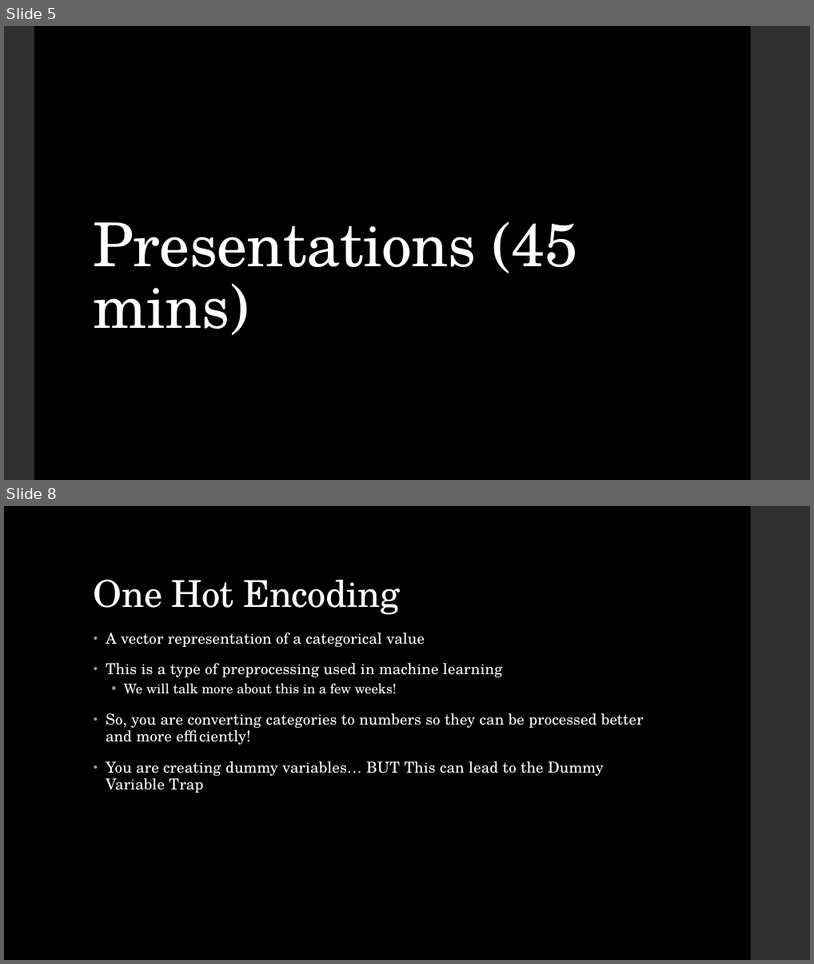
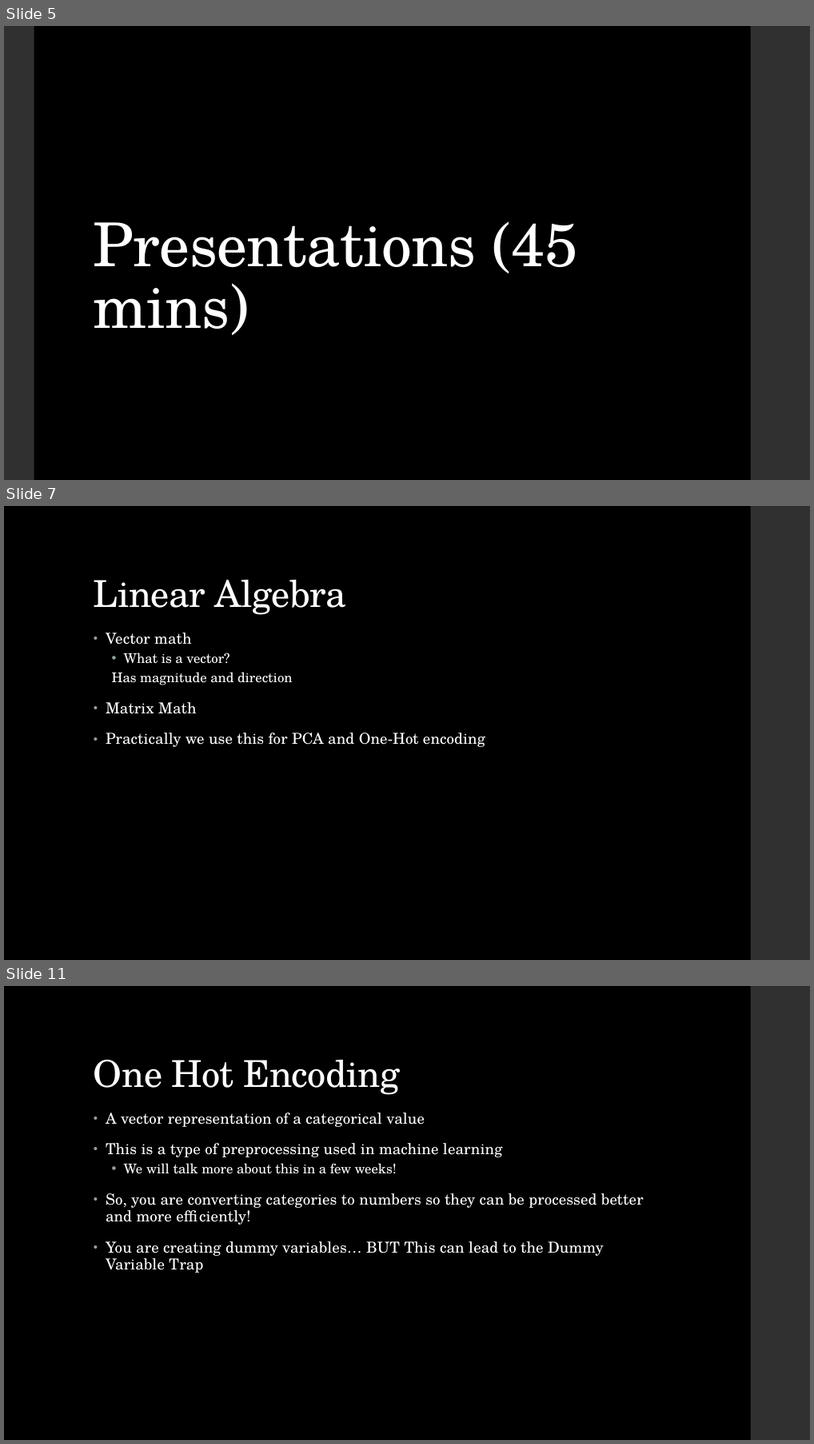
Before and after one commit to CMWatson2138/homework_10, a slide deck: week_10_presentation.pptx. Shown one above the other, each under a label of ours: slides 5 and 8 before the commit, slides 5, 7 and 11 after it; the slides between them are not shown. The pictures are 814x964 and 814x1444 pixels, drawn with LibreOffice and Linux fonts; fonts in the diff are those of the drawing. Boxes give left, top, right and bottom in pixels: in the first picture for what was removed or moved away, otherwise in the second. Text is boxed around its words. In the diff, an @@ line names an element or a change of style, - is before the commit and + after.

```diff
--- a/week_10_presentation.pptx
+++ b/week_10_presentation.pptx
@@ slide 7 added at (4,506,810,960), background #000000; not listed: 1 template element that a slide beside it also shows @@
@@ title added at (94,580,346,615), 44 pt, text #FFFFFF @@
+Linear Algebra
@@ text added at (106,632,486,747), 18 pt, text #FFFFFF @@
+• Vector math
+  • What is a vector?
+  Has magnitude and direction
+• Matrix Math
+• Practically we use this for PCA and One-Hot encoding
@@ what was slide 8 is now slide 11 @@
```
Also in this commit, not shown: 3 slides changed, 3 other slides added, 1 slide removed, 5 other files.
